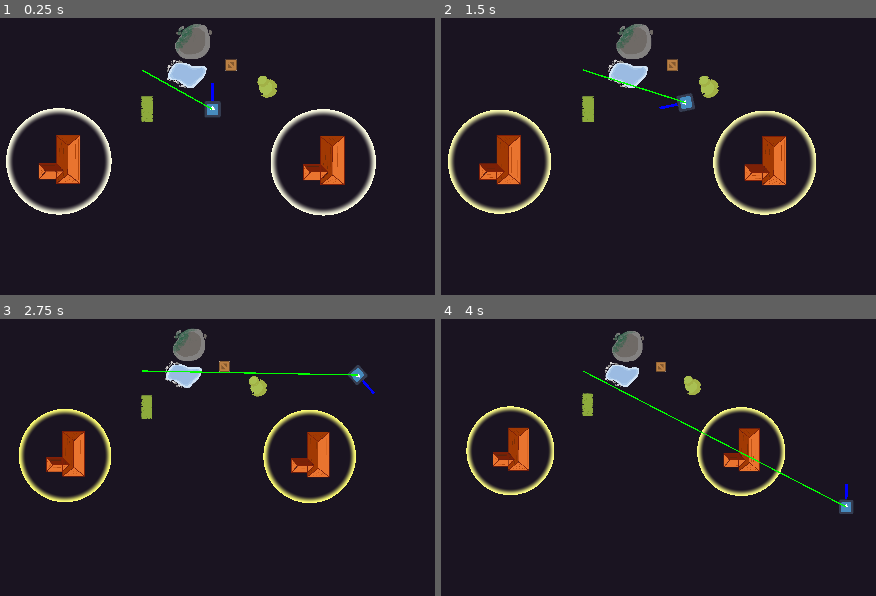
Above: before the commit, frames 1-4 (two rows, left to right).
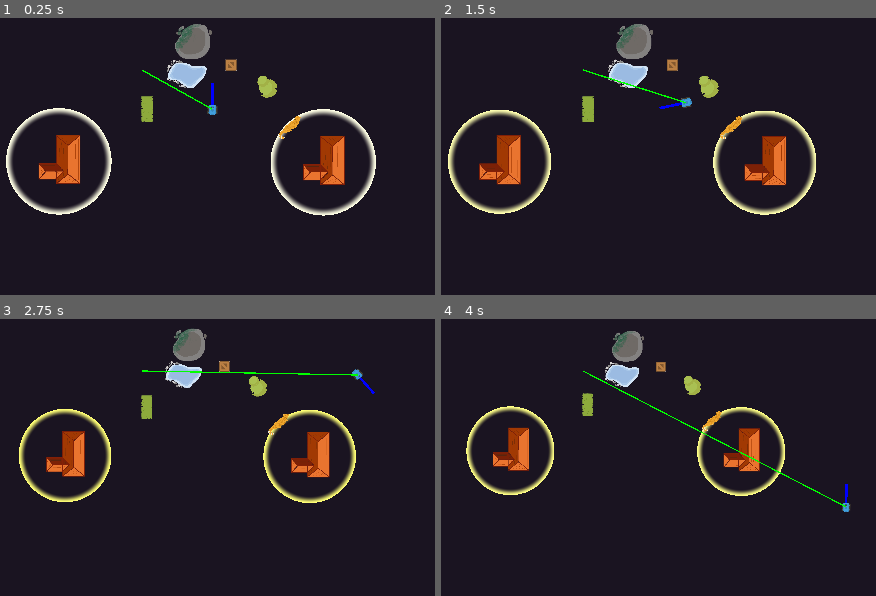
Above: after the commit, the same moments.

Repository: SpyrexDE/BzzBzz
Game: Godot game, scene res://levels/testlvl2.tscn
Same seed, same stepped clock (60 frames per second), same inputs: the game is played once before the commit and once after it. This scene is started directly instead of the project's main scene. The engine's default icon, where the game draws it, is replaced by a stand-in: a white triangle on a blue panel in a dark square.
Inputs:
- Up to frame 1 (0.25 s): no input
- Up to frame 2 (1.5 s): tap Enter at 0.5 s; hold D (steer_right) 0.53-1.28 s; hold S (go_backward) from 1.28 s (still down)
- Up to frame 3 (2.75 s): release S (go_backward) at 2.03 s; hold D (steer_right) from 2.03 s (still down)
- Up to frame 4 (4 s): tap Space at 2.75 s; release D (steer_right) at 2.78 s; hold W (go_forward) 2.78-3.53 s; hold A (steer_left) from 3.53 s (still down)

The runs differ from the first frame. In frame 1, 0.3% of the frame differs, in the area x 47-70%, y 29-44%; in frame 2, 0.3%; in frame 3, 0.3%; in frame 4, 0.2%.

Commit message:
added katze

Diff:
--- a/levels/testlvl2.tscn
+++ b/levels/testlvl2.tscn
@@ -9,6 +9,7 @@
 [ext_resource type="PackedScene" uid="uid://m1f2y8cfvcd0" path="res://props/Fels/Fels.tscn" id="6_fwqom"]
 [ext_resource type="PackedScene" uid="uid://desc5w62oyqfi" path="res://props/connector/connector.tscn" id="7_ud36q"]
 [ext_resource type="PackedScene" uid="uid://d06k0iiax55p6" path="res://props/Busch/busch.tscn" id="8_k1bbo"]
+[ext_resource type="PackedScene" uid="uid://ofp2ksjj0qxe" path="res://props/Katze/katze.tscn" id="9_vt5hg"]
 
 [node name="TestLevel2" type="Node2D" node_paths=PackedStringArray("midpoint")]
 script = ExtResource("1_7u7sm")
@@ -43,6 +44,9 @@
 [node name="busch" parent="." instance=ExtResource("8_k1bbo")]
 position = Vector2(944, 132)
 
+[node name="Katze" parent="." instance=ExtResource("9_vt5hg")]
+position = Vector2(898, 333)
+
 [node name="Connector" parent="." instance=ExtResource("7_ud36q")]
 unique_name_in_owner = true
 
--- /dev/null
+++ b/props/Katze/katze.tscn
@@ -0,0 +1,14 @@
+[gd_scene load_steps=2 format=3 uid="uid://ofp2ksjj0qxe"]
+
+[ext_resource type="Texture2D" uid="uid://bs3dite8xvbwm" path="res://KittyCat.png" id="1_1g0bt"]
+
+[node name="Katze" type="StaticBody2D"]
+
+[node name="Sprite2D" type="Sprite2D" parent="."]
+position = Vector2(242, 102)
+scale = Vector2(0.5, 0.5)
+texture = ExtResource("1_1g0bt")
+
+[node name="CollisionPolygon2D" type="CollisionPolygon2D" parent="."]
+scale = Vector2(0.5, 0.5)
+polygon = PackedVector2Array(374, 163, 447, 109, 480, 93, 498, 45, 520, 33, 560, 30, 594, 40, 581, 94, 578, 133, 540, 179, 520, 203, 465, 237, 465, 255, 376, 282, 340, 287, 309, 317, 316, 333, 355, 344, 358, 357, 345, 372, 294, 375, 259, 343, 257, 305, 274, 278, 316, 246)
--- a/robot/robot.tscn
+++ b/robot/robot.tscn
@@ -1,7 +1,7 @@
 [gd_scene load_steps=5 format=3 uid="uid://b1gg5e8kp4384"]
 
 [ext_resource type="Script" path="res://robot/robot.gd" id="1_qe1k2"]
-[ext_resource type="Texture2D" uid="uid://o8o4yx0b61bx" path="res://icon.svg" id="2_y6hw3"]
+[ext_resource type="Texture2D" uid="uid://bwsxfxob8linx" path="res://robot.png" id="2_ylexb"]
 [ext_resource type="PackedScene" uid="uid://dalopp2ns8t8d" path="res://robot/player_camera.tscn" id="3_xdevb"]
 
 [sub_resource type="CircleShape2D" id="CircleShape2D_o10pc"]
@@ -16,7 +16,8 @@
 push_force = 1.0
 
 [node name="Sprite" type="Sprite2D" parent="."]
-texture = ExtResource("2_y6hw3")
+scale = Vector2(2, 2)
+texture = ExtResource("2_ylexb")
 
 [node name="CollisionShape" type="CollisionShape2D" parent="."]
 shape = SubResource("CircleShape2D_o10pc")
Binary file added: KittyCat.png
Not shown, added: KittyCat.png.import
Not shown: 1 places in levels/testlvl2.tscn that only renumber resources
Not shown: 1 places in levels/testlvl3.tscn that only renumber resources
Not shown: 1 places in tileset.tres that only renumber resources
